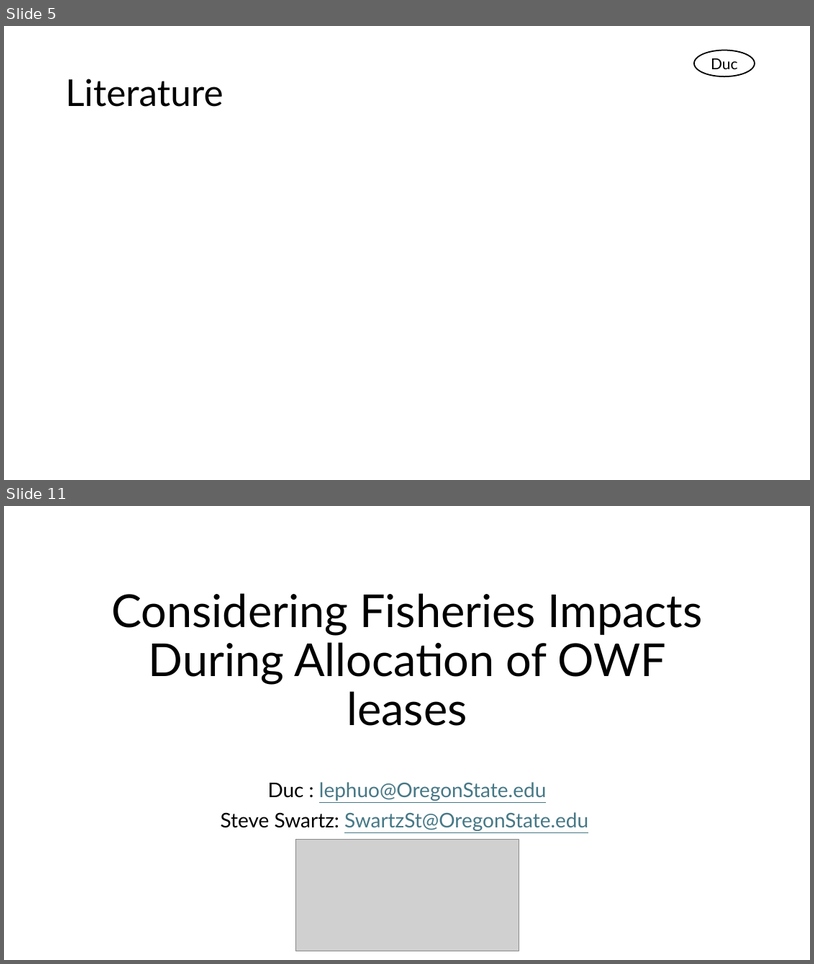
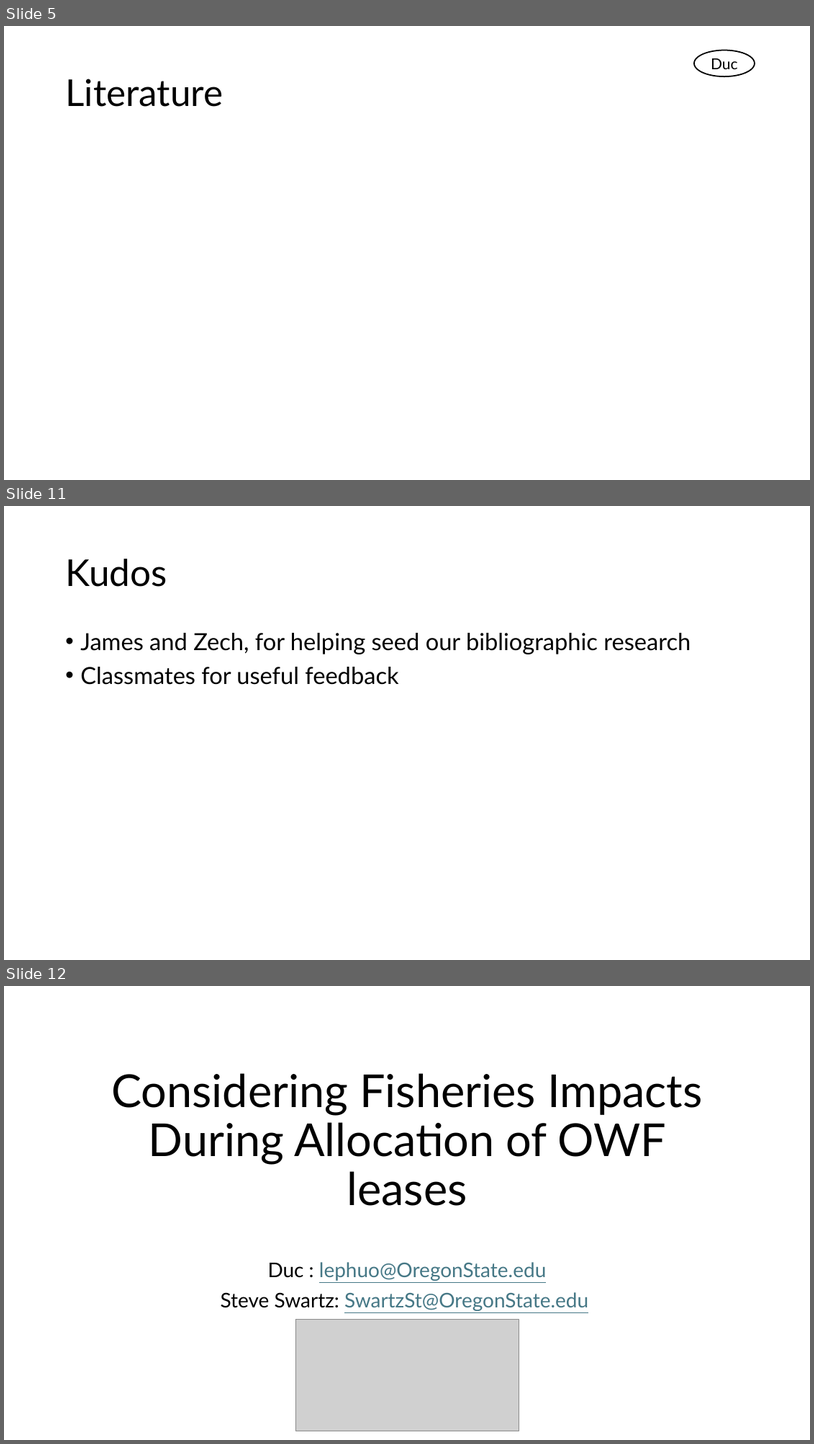
Before and after one commit to Duc1e/Wind-Turbine-Project-GEOG563, a slide deck: Documents/May Presentation.pptx. Shown one above the other, each under a label of ours: slides 5 and 11 before the commit, slides 5, 11 and 12 after it; the slides between them are not shown. The pictures are 814x964 and 814x1444 pixels, drawn with LibreOffice and Linux fonts; fonts in the diff are those of the drawing; grey boxes stand for pictures. Boxes give left, top, right and bottom in pixels: in the first picture for what was removed or moved away, otherwise in the second. Text is boxed around its words. In the diff, an @@ line names an element or a change of style, - is before the commit and + after.

```diff
--- a/Documents/May Presentation.pptx
+++ b/Documents/May Presentation.pptx
@@ slide 11 added at (4,506,810,960), background #FFFFFF @@
@@ title added at (65,559,167,587), 44 pt, text #000000 @@
+Kudos
@@ text added at (80,633,691,685), 28 pt, text #000000 @@
+• James and Zech, for helping seed our bibliographic research
+• Classmates for useful feedback
@@ what was slide 11 is now slide 12 @@
```
Also in this commit, not shown: 5 other slides added, 5 slides removed.
